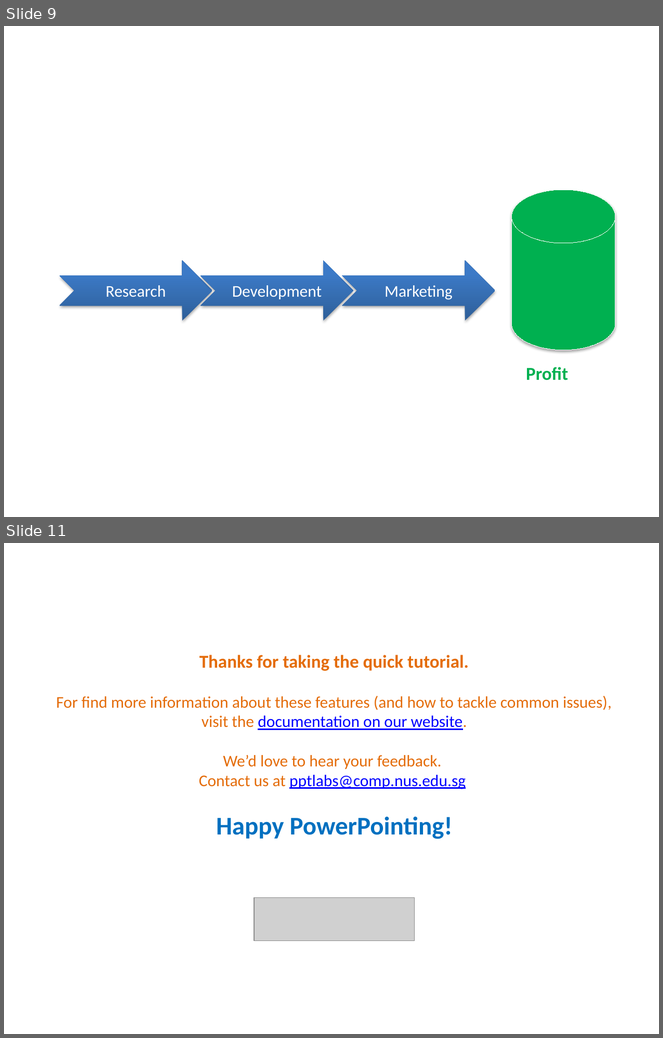
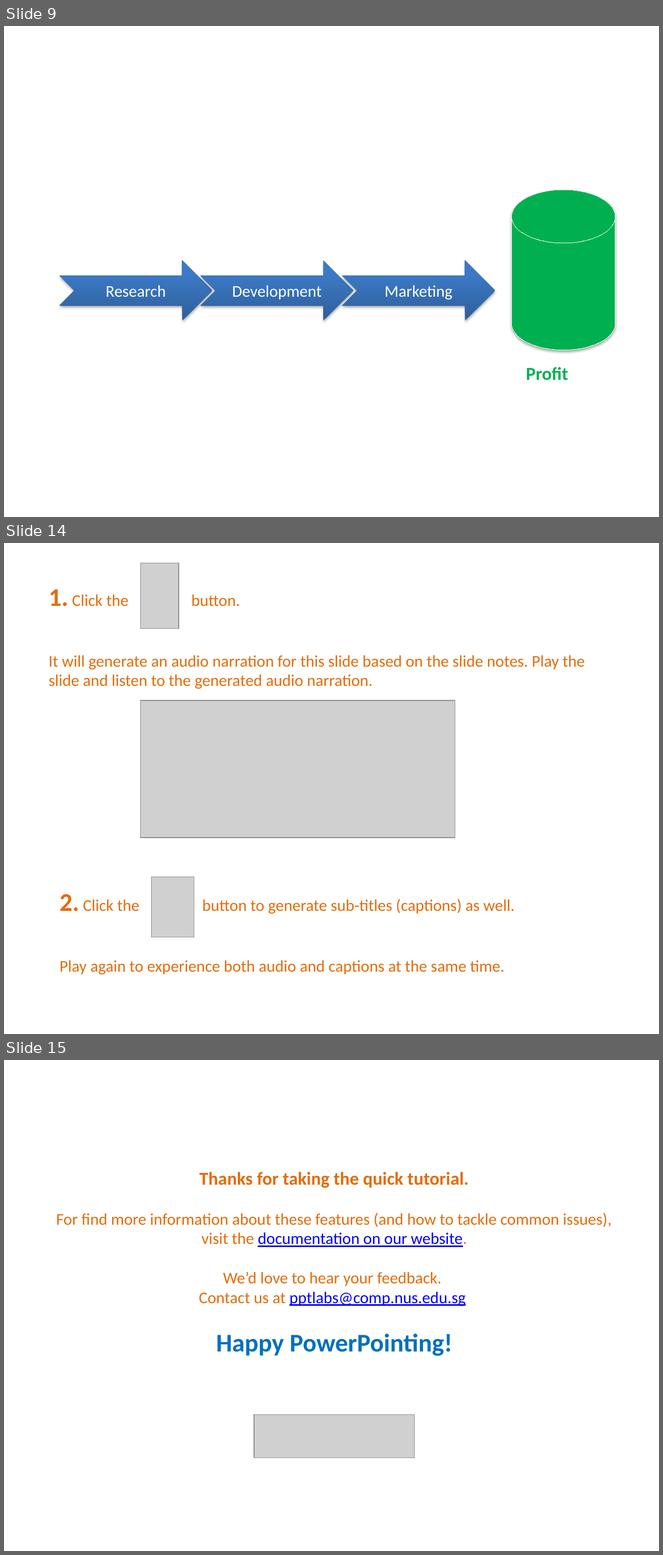
Before and after one commit to PowerPointLabs/PowerPointLabs, a slide deck: doc/PowerPointLabs Quick Tutorial.pptx. Shown one above the other, each under a label of ours: slides 9 and 11 before the commit, slides 9, 14 and 15 after it; the slides between them are not shown. The pictures are 663x1038 and 663x1555 pixels, drawn with LibreOffice and Linux fonts; fonts in the diff are those of the drawing; grey boxes stand for pictures. Boxes give left, top, right and bottom in pixels: in the first picture for what was removed or moved away, otherwise in the second. Text is boxed around its words. In the diff, an @@ line names an element or a change of style, - is before the commit and + after.

```diff
--- a/doc/PowerPointLabs Quick Tutorial.pptx
+++ b/doc/PowerPointLabs Quick Tutorial.pptx
@@ slide 14 added at (4,543,659,1034), background #FFFFFF @@
@@ picture added at (140,563,178,628) @@
@@ text added at (49,589,585,689), 18 pt, text #E46C0A @@
+1. Click the button.
+It will generate an audio narration for this slide based on the slide notes. Play the slide and listen to the generated audio narration.
@@ picture added at (140,701,455,838) @@
@@ picture added at (152,877,194,938) @@
@@ text added at (60,895,515,975), 18 pt, text #E46C0A @@
+2. Click the button to generate sub-titles (captions) as well.
+Play again to experience both audio and captions at the same time.
@@ what was slide 11 is now slide 15 @@
```
Also in this commit, not shown: 1 slide changed, 3 other slides added.
